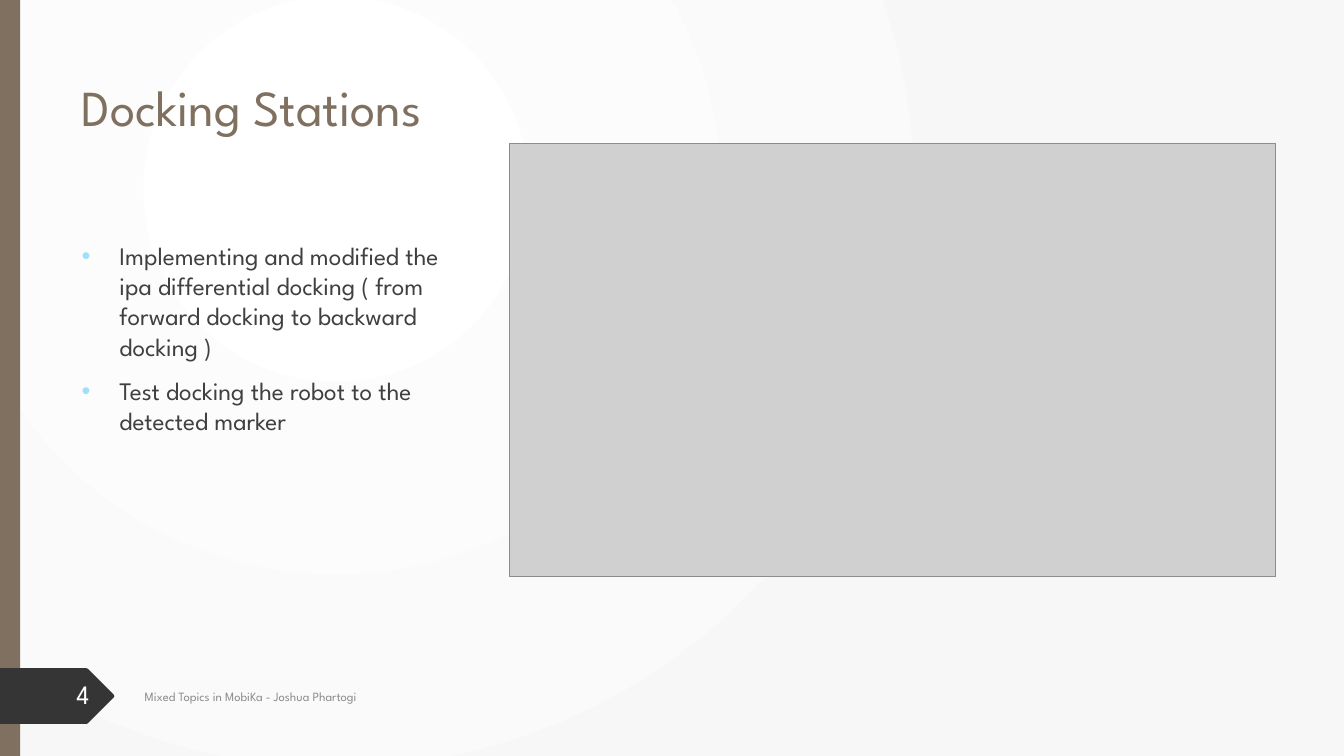
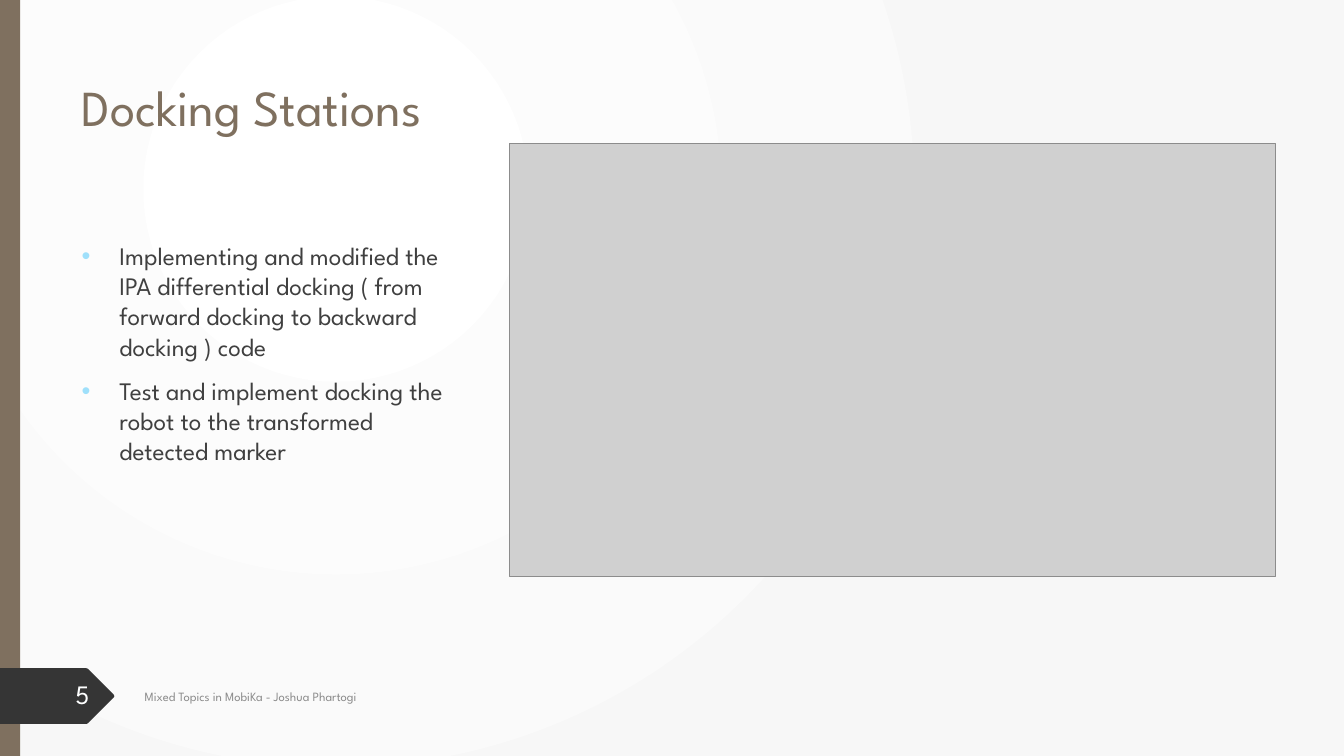
Before and after one commit to Jphartogi/Ipa_final_presentation, a slide deck: slide 5 of Internship Presentation.pptx (slide 4 before the commit). Drawn at 1344x756 pixels with LibreOffice and Linux fonts; fonts in the diff are those of the drawing; grey boxes stand for pictures. Boxes give left, top, right and bottom in pixels: in the first picture for what was removed or moved away, otherwise in the second. Text is boxed around its words. In the diff, an @@ line names an element or a change of style, - is before the commit and + after.

```diff
--- a/Internship Presentation.pptx
+++ b/Internship Presentation.pptx
@@ text at bbox=[119, 247, 442, 461]: text changed @@
-• Implementing and modified the ipa differential docking ( from forward docking to backward docking )
-• Test docking the robot to the detected marker
+• Implementing and modified the IPA differential docking ( from forward docking to backward docking ) code
+• Test and implement docking the robot to the transformed detected marker
@@ page number at bbox=[75, 686, 89, 705]: text changed @@
-4
+5
```
Also in this commit, not shown: 6 other slides changed, 2 slides added.
